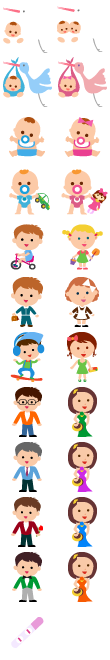
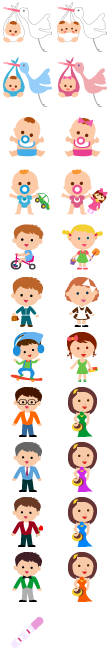
Layer changes from the first 110×660 image to the second:
hid "Слой 3" over [57, 2, 107, 42]
added layer "Слой 26" above "Слой 25" over [57, 2, 107, 42]
added layer "Слой 25" above "Слой 1" over [3, 2, 52, 52]
hid "Слой 1" over [3, 3, 52, 53]
